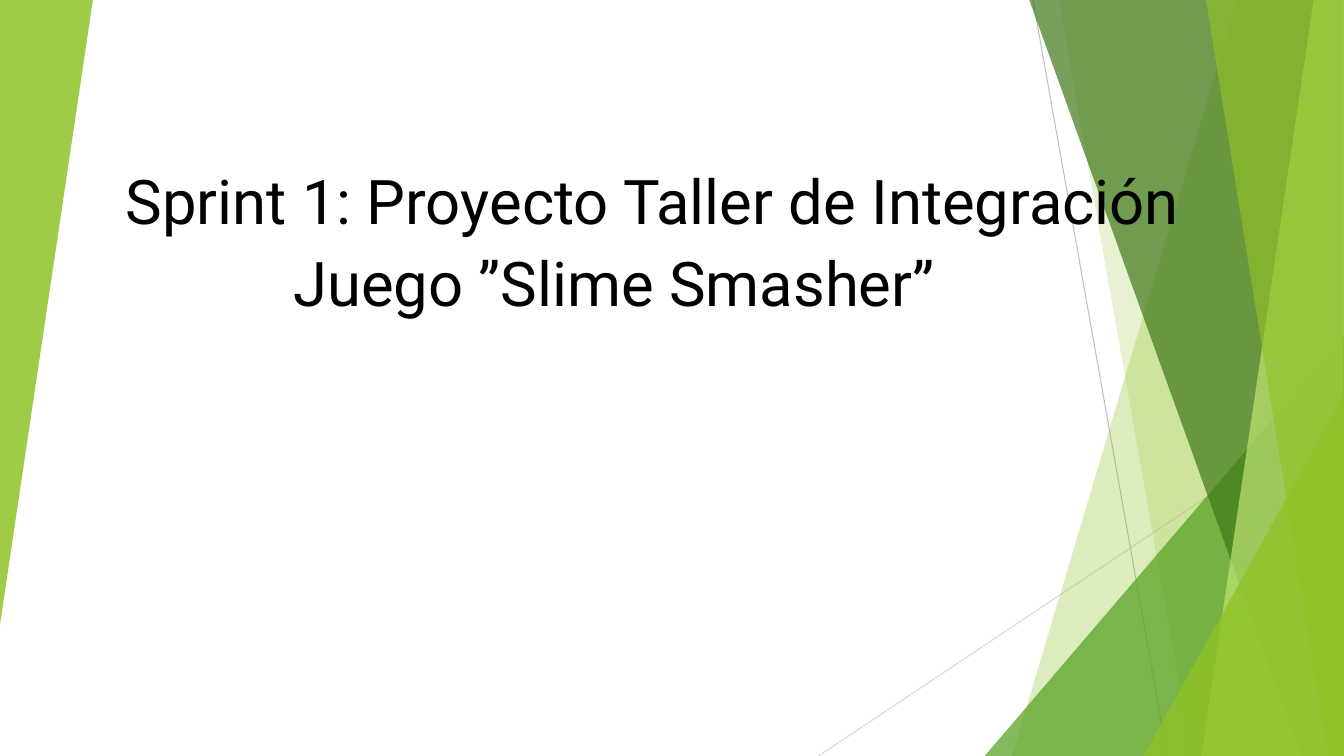
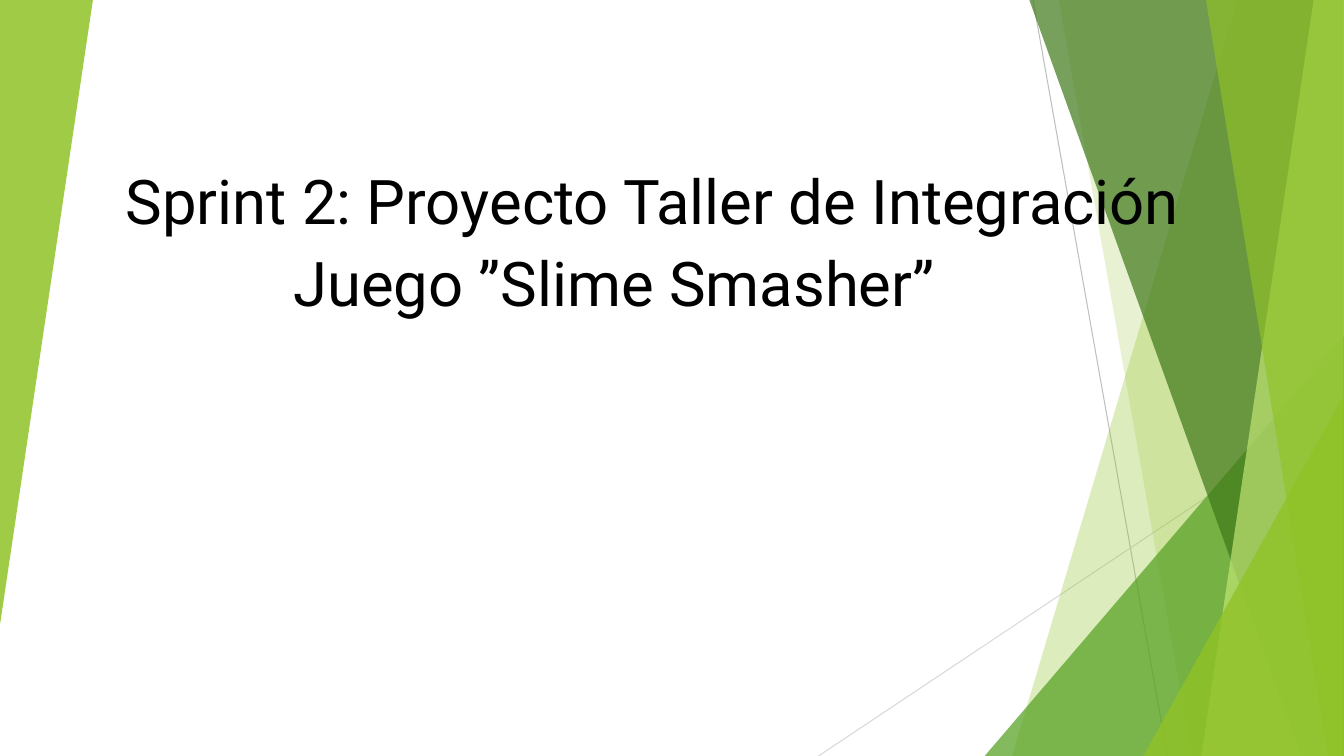
Before and after one commit to vicquiroz/SlimeSmasher, a slide deck: slide 1 of burndown y trabajo de equipo/Sprint 2 Finalizado/Presentacion Sprint 2.pptx. Drawn at 1344x756 pixels with LibreOffice and Linux fonts; fonts in the diff are those of the drawing. Boxes give left, top, right and bottom in pixels: in the first picture for what was removed or moved away, otherwise in the second. Text is boxed around its words. In the diff, an @@ line names an element or a change of style, - is before the commit and + after.

Commit message:
actualización presentación sprint 2
Cambios en conclusiones y actividades generales, se define más aún lo logrado.

```diff
--- a/burndown y trabajo de equipo/Sprint 2 Finalizado/Presentacion Sprint 2.pptx
+++ b/burndown y trabajo de equipo/Sprint 2 Finalizado/Presentacion Sprint 2.pptx
@@ title at box(126, 168, 1178, 239): text changed @@
-Sprint 1: Proyecto Taller de Integración
+Sprint 2: Proyecto Taller de Integración
```
Also in this commit, not shown: 8 other slides changed.
